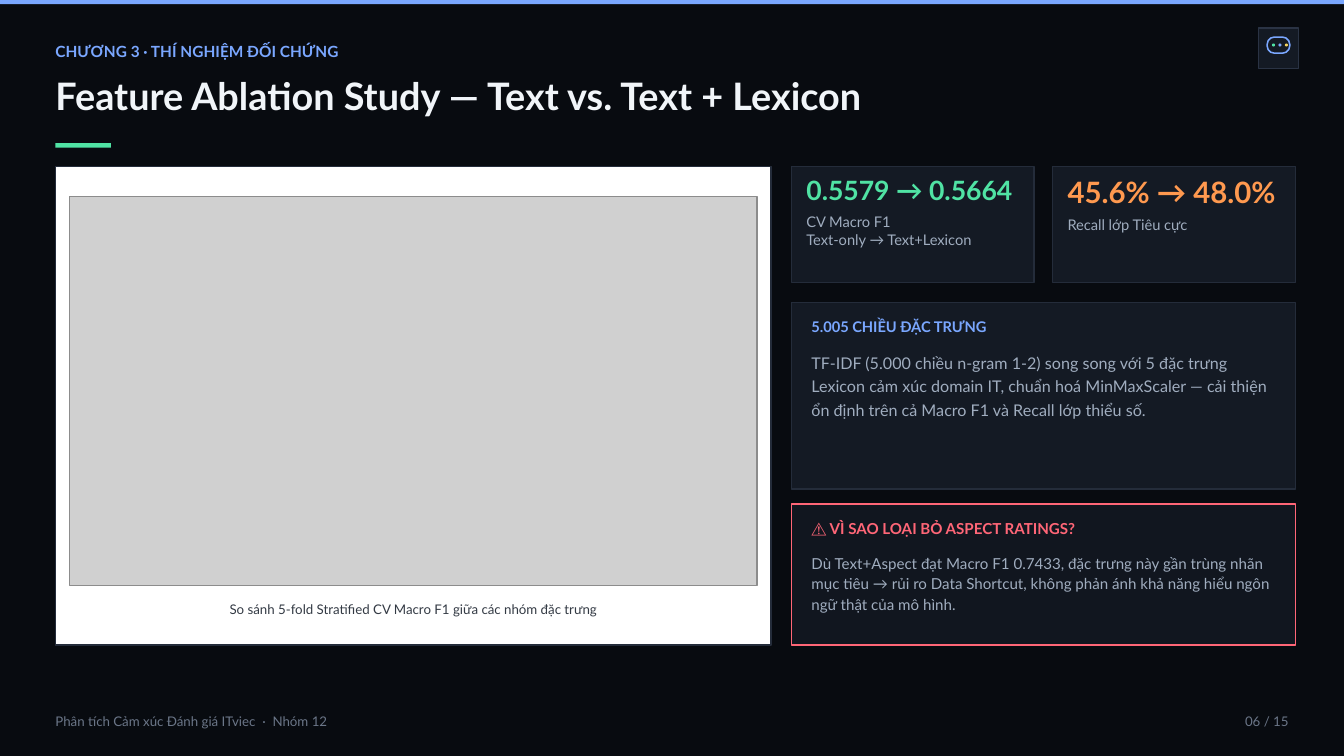
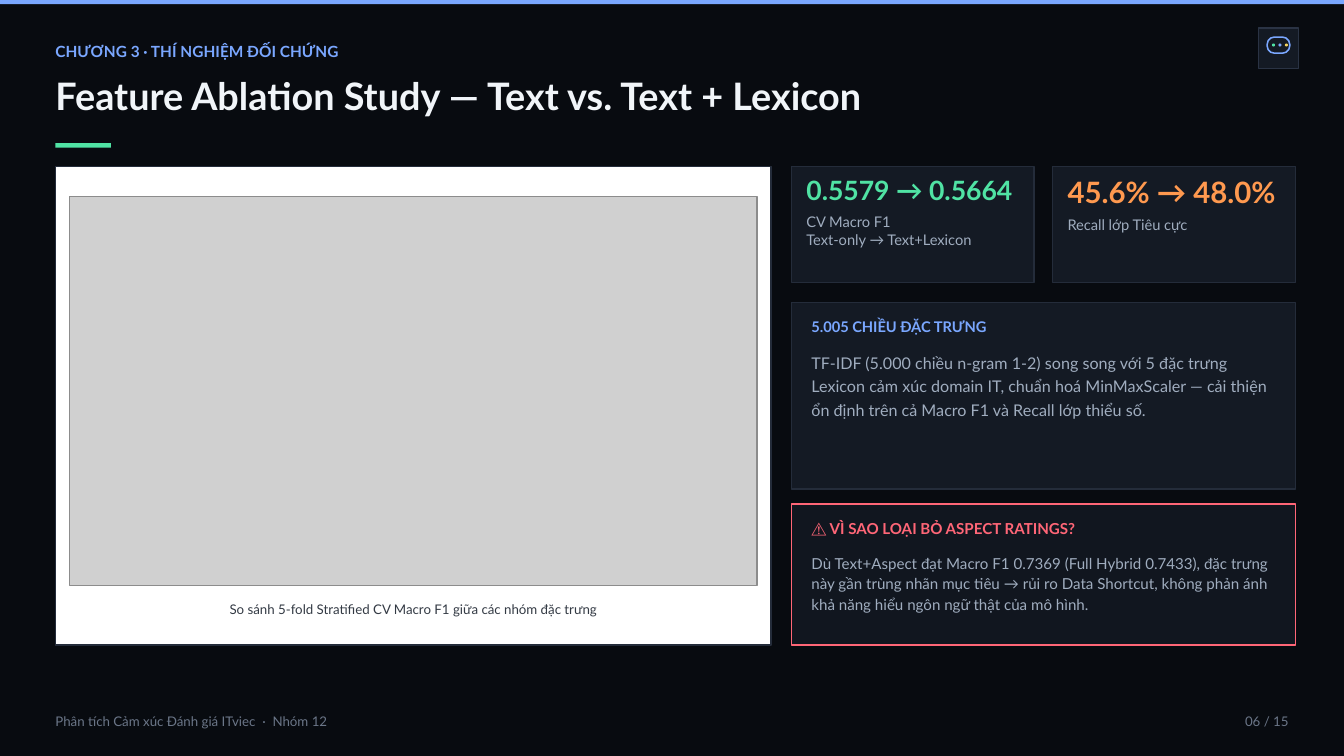
Before and after one commit to mrkiss-it/NLP-Sentiment-Analysis-ITviec, a slide deck: slide 6 of reports/slides/NLP_ITviec_Sentiment_Slides.pptx. Drawn at 1344x756 pixels with LibreOffice and Linux fonts; fonts in the diff are those of the drawing; grey boxes stand for pictures. Boxes give left, top, right and bottom in pixels: in the first picture for what was removed or moved away, otherwise in the second. Text is boxed around its words. In the diff, an @@ line names an element or a change of style, - is before the commit and + after.

Commit message:
fix: correct slide 6 F1 metric and update minimum streamlit version
- Fix Slide 6 Macro F1 for Text+Aspect (0.7369) and Full Hybrid (0.7433) in scripts/build_presentation_slides.py and re-export PPTX/PDF
- Bump streamlit>=1.57.0 in requirements.txt to ensure st.segmented_control and st.pills compatibility

```diff
--- a/reports/slides/NLP_ITviec_Sentiment_Slides.pptx
+++ b/reports/slides/NLP_ITviec_Sentiment_Slides.pptx
@@ text at (811, 557, 1268, 613): text changed @@
-Dù Text+Aspect đạt Macro F1 0.7433, đặc trưng này gần trùng nhãn mục tiêu → rủi ro Data Shortcut, không phản ánh khả năng hiểu ngôn ngữ thật của mô hình.
+Dù Text+Aspect đạt Macro F1 0.7369 (Full Hybrid 0.7433), đặc trưng này gần trùng nhãn mục tiêu → rủi ro Data Shortcut, không phản ánh khả năng hiểu ngôn ngữ thật của mô hình.
```
Also in this commit, not shown: 3 other files.
